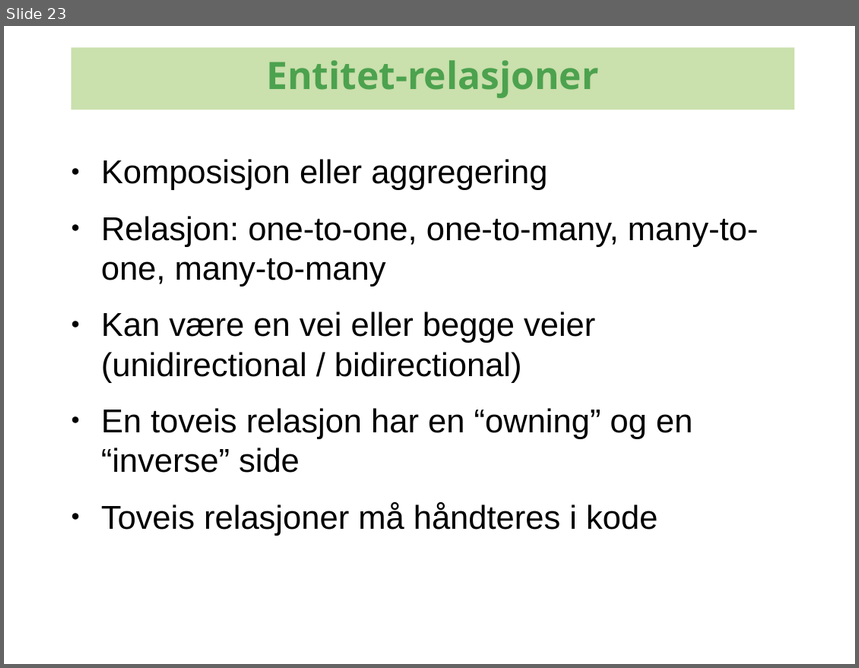
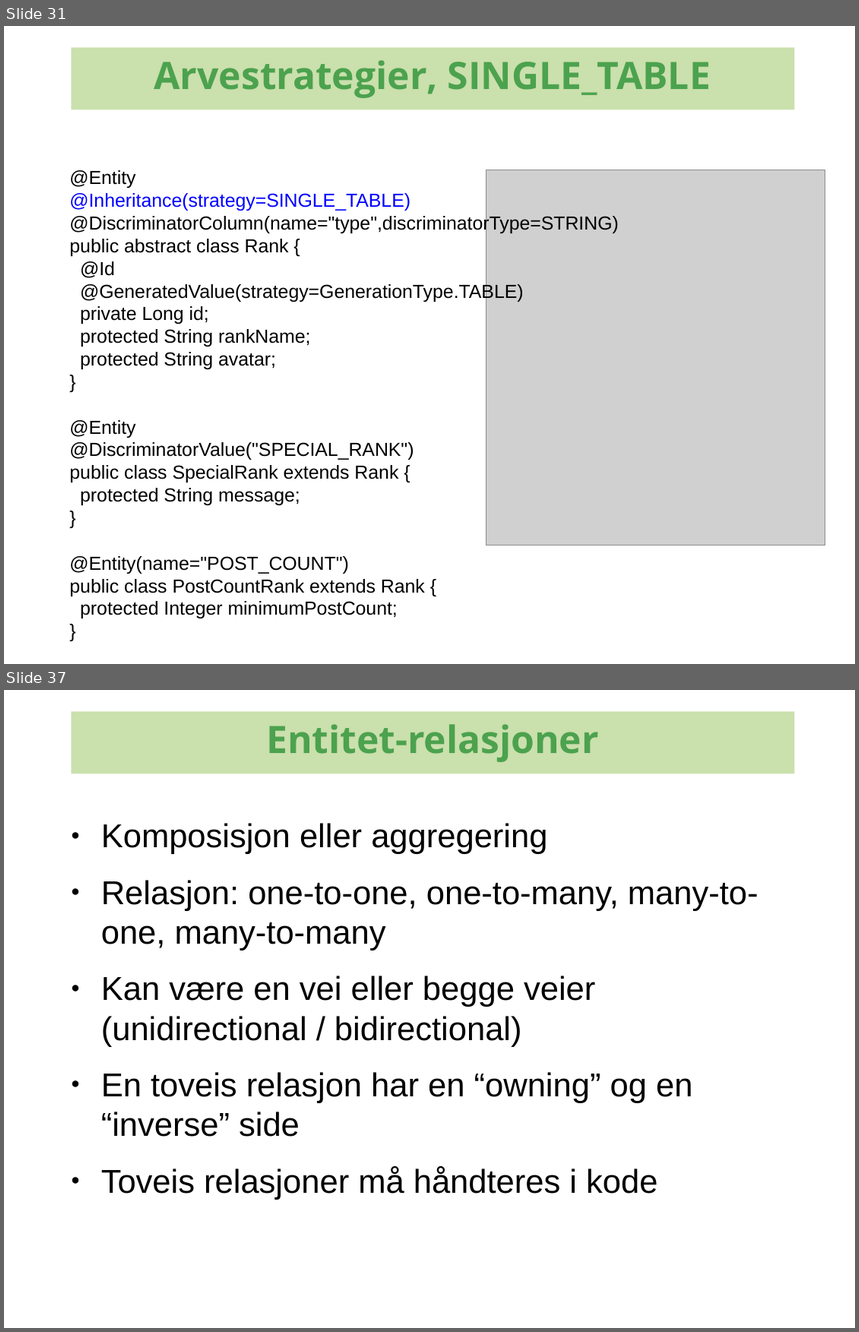
Before and after one commit to kenglxn/seam-maven-refimpl, a slide deck: sandbox/loo/jpa-continued/jpa-continued.odp. Shown one above the other, each under a label of ours: slide 23 before the commit, slides 31 and 37 after it; the slides between them are not shown. The pictures are 859x668 and 859x1332 pixels, drawn with LibreOffice and Linux fonts; fonts in the diff are those of the drawing; grey boxes stand for pictures; background and template pictures are left out. Boxes give left, top, right and bottom in pixels: in the first picture for what was removed or moved away, otherwise in the second. Text is boxed around its words. In the diff, an @@ line names an element or a change of style, - is before the commit and + after.

```diff
--- a/sandbox/loo/jpa-continued/jpa-continued.odp
+++ b/sandbox/loo/jpa-continued/jpa-continued.odp
@@ slide 31 added at (4, 26, 855, 664), background #FFFFFF @@
@@ rectangle added at (71, 47, 794, 110), fill #CAE0AD, 32 pt, text #4CA24E, bold @@
+Arvestrategier, SINGLE_TABLE
@@ text added at (69, 170, 618, 619), 16 pt, text #000000 @@
+@Entity
+@Inheritance(strategy=SINGLE_TABLE)
+@DiscriminatorColumn(name="type",discriminatorType=STRING)
+public abstract class Rank {
+@Id
+@GeneratedValue(strategy=GenerationType.TABLE)
+private Long id;
+protected String rankName;
+protected String avatar;
+}
+@Entity
+@DiscriminatorValue("SPECIAL_RANK")
+public class SpecialRank extends Rank {
+protected String message;
+}
+@Entity(name="POST_COUNT")
+public class PostCountRank extends Rank {
+protected Integer minimumPostCount;
+}
@@ picture added at (487, 170, 826, 545) @@
@@ what was slide 23 is now slide 37 @@
```
Also in this commit, not shown: 3 slides changed, 13 other slides added.
